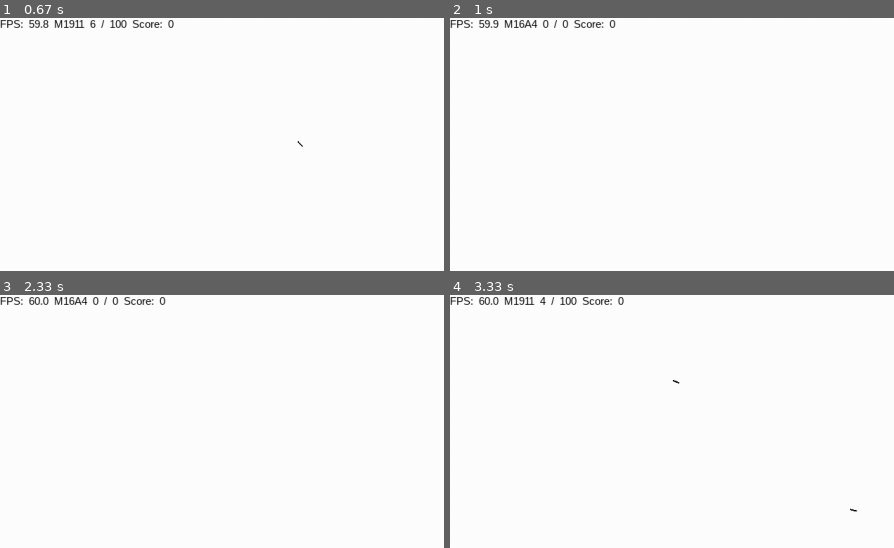
Above: before the commit, frames 1-4 (two rows, left to right).
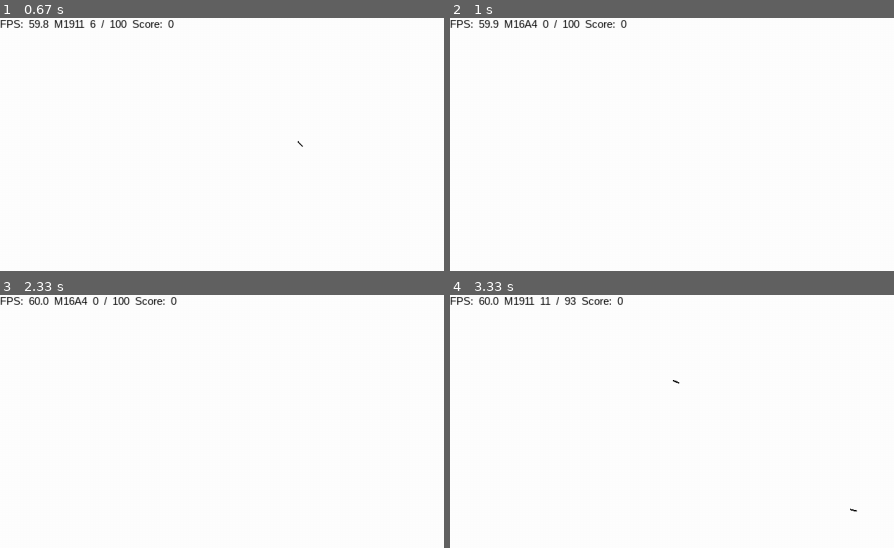
Above: after the commit, the same moments.

Repository: zwang20/Chaos
Game: pygame game, started from main.py
Two runs of this game, one before a commit and one after it. Both use one fixed random seed, a clock stepped at 60 frames per second and the inputs below.
Inputs (mouse positions are % of the whole screen's width and height, from its top left):
- Up to frame 1 (0.67 s): click (51, 55) at 0.38 s
- Up to frame 2 (1 s): hold 2 from 0.67 s (still down); hold Right from 0.67 s (still down); move the mouse to (51, 63) at 0.7 s
- Up to frame 3 (2.33 s): release 2 at 1.13 s; release Right at 1.13 s; hold Right 1.17-1.63 s; move the mouse to (61, 80) at 1.2 s; tap Space at 1.23, 1.53, 1.73, 2.07 s; hold Up 1.67-1.97 s; move the mouse to (19, 81) at 1.7 s; hold Right from 2 s (still down); move the mouse to (88, 94) at 2.03 s; tap 2 at 2.15 s
- Up to frame 4 (3.33 s): tap Space at 2.37, 2.57, 2.87, 3.13 s; release Right at 2.47 s; hold Left 2.5-3.03 s; move the mouse to (24, 14) at 2.53 s; tap 1 at 2.65 s; hold Down from 3.07 s (still down); move the mouse to (27, 34) at 3.1 s
The pictures show only the part of the screen within x 0-50%, y 0-50%; the shares and areas given below are measured in that part.

Frame 1 is identical in both runs. In frame 2, 0.3% of the frame differs, in the area x 25-40%, y 0-4%; in frame 3, 0.3%; in frame 4, 0.3%, in the area x 20-40%, y 0-4%.

Commit message:
bug fixes

Diff:
--- a/main.py
+++ b/main.py
@@ -241,6 +241,7 @@
     weapons = {}
     _ammo = {
         1:  100,
+        2:  100,
     }
     _clip_ammo = {
         1:  7,
@@ -462,7 +463,7 @@
             'clip_ammo':        7,
             'automatic':        False,
             'cooldown_time':    10,
-            'burst':            1,
+            'burst':            0,
             'burst_time':       0,
             'reload_time':      60,
             'sound':            pistol_sound,
@@ -473,8 +474,8 @@
             'clip_ammo':        20,
             'automatic':        False,
             'cooldown_time':    10,
-            'burst':            3,
-            'burst_time':       1,
+            'burst':            2,
+            'burst_time':       2,
             'reload_time':      180,
             'sound':            rifle_sound,
         },
@@ -521,6 +522,7 @@
     bursting = False
     bursted = False
     burst_count = 0
+    burst_cooldown = 0
 
 
     while True:
@@ -600,11 +602,11 @@
         if keys[pygame.K_2]:
             player.weapon = 2
 
-        if keys[pygame.K_3]:
-            player.weapon = 3
-
-        if keys[pygame.K_4]:
-            player.weapon = 4
+        # if keys[pygame.K_3]:
+        #     player.weapon = 3
+        #
+        # if keys[pygame.K_4]:
+        #     player.weapon = 4
 
         # Pause
         if keys[pygame.K_p] or keys[pygame.K_ESCAPE]:
@@ -678,11 +680,22 @@
         automatic = player.weapons[player.weapon]['automatic']
 
         # Fire
-
+        # print(burst_cooldown)
         if fire:
-            if not cooldown:
-                if not bursted:
-                    if player.get_clip_ammo(player.weapon):
+            if not bursted:
+                if player.get_clip_ammo(player.weapon):
+                    if (not cooldown) or (not burst_cooldown):
+
+                        if not cooldown:
+                            # increase cooldown
+                            cooldown += player.weapons[player.weapon]['cooldown_time']
+
+                        if burst:
+                            # print(1)
+                            if not burst_cooldown:
+                                # print(2)
+                                burst_cooldown += player.weapons[player.weapon]['burst_time']
+
 
 
                         # sound
@@ -692,20 +705,26 @@
                         # bullet here
                         Bullet(player.rect.x + player.width/2, player.rect.y + player.height/2, player.angle + random.randint(-spread, spread), 20)
 
-                        # increase cooldown
-                        cooldown += player.weapons[player.weapon]['cooldown_time']
 
                         # decrease ammo
                         player.change_clip_ammo(player.weapon, -1)
 
                         # semi automatic
                         if not player.weapons[player.weapon]['automatic']:
-                            bursted = True
+                            if burst_count >= burst:
+                                bursted = True
+                                burst_count = 0
+                                bursting = False
+                            else:
+                                burst_count += 1
+                                bursting = True
                             # print(1)
 
         # cooldown
-        if cooldown:
+        if cooldown > 0:
             cooldown -= 1
+        if burst_cooldown > 0:
+            burst_cooldown -= 1
 
         # TODO: fix this
         if player.get_clip_ammo(player.weapon) == 0:
@@ -723,49 +742,6 @@
             reload = 0
             pygame.mixer.Channel(channel).play(reload_sound)
             channel += 1
-        # Fire
-        # if fire and cooldown == 0 and weapons_old[player.weapon]['ammo']:
-        #
-        #     # cooldown
-        #
-        #     if weapons_old[player.weapon]['burst']:
-        #         if burst == 0:
-        #             cooldown += cooldown_time
-        #             burst = weapons_old[player.weapon]['burst_count']
-        #         else:
-        #             burst -= 1
-        #     else:
-        #         cooldown += cooldown_time
-        #
-        #
-        #     # bullet here
-        #     Bullet(player.rect.x + player.width/2, player.rect.y + player.height/2, player.angle + random.randint(-spread, spread), 20)
-        #
-        #
-        #     # sound
-        #     pygame.mixer.Channel(channel).play(weapons_old[player.weapon]['sound'])
-        #     channel += 1
-        #
-        #     # ammo
-        #     weapons_old[player.weapon]['ammo'] -= 1
-        #     # reload sound
-        #     if channel > CHANNELS - 1:
-        #         channel = 0
-        #     if not weapons_old[player.weapon]['ammo']:
-        #         pygame.mixer.Channel(channel).play(reload_sound)
-        #         channel += 1
-
-        # Cooldown
-        # if cooldown > 0:
-        #     cooldown -= 1
-        #
-        # # reload
-        # if not weapons_old[player.weapon]['ammo']:
-        #     reload += 1
-        #
-        # if reload >= reload_time:
-        #     weapons_old[player.weapon]['ammo'] = max_ammo
-        #     reload = 0
 
         update()
 
